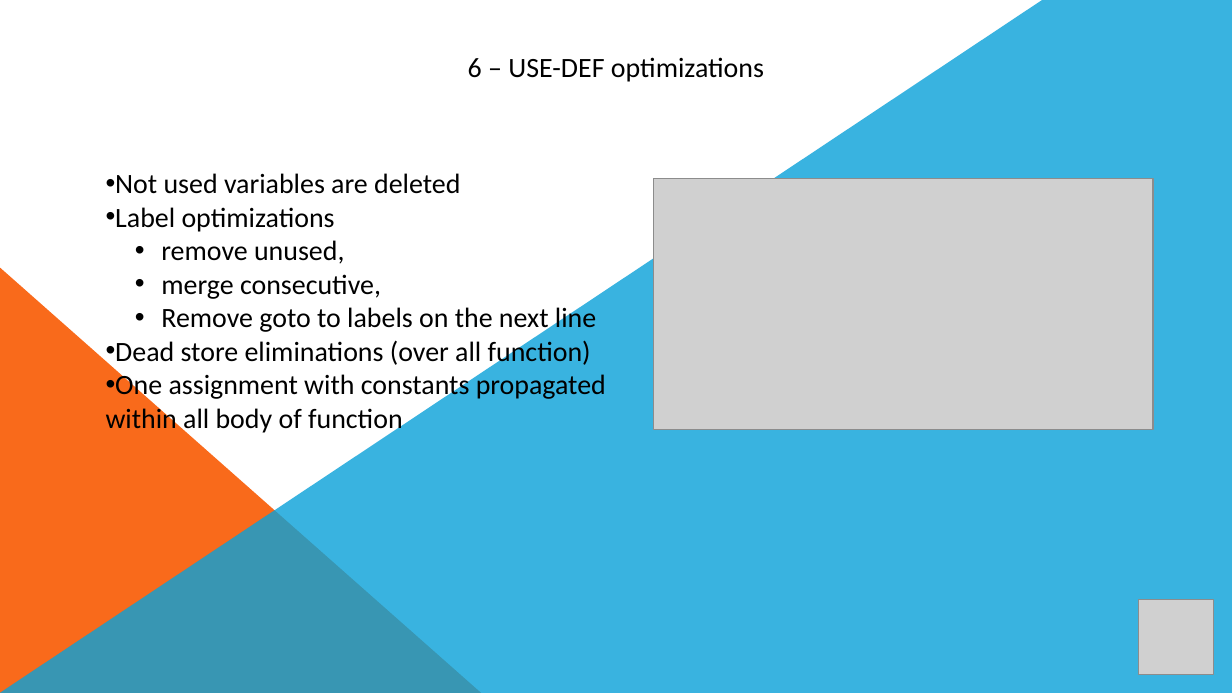
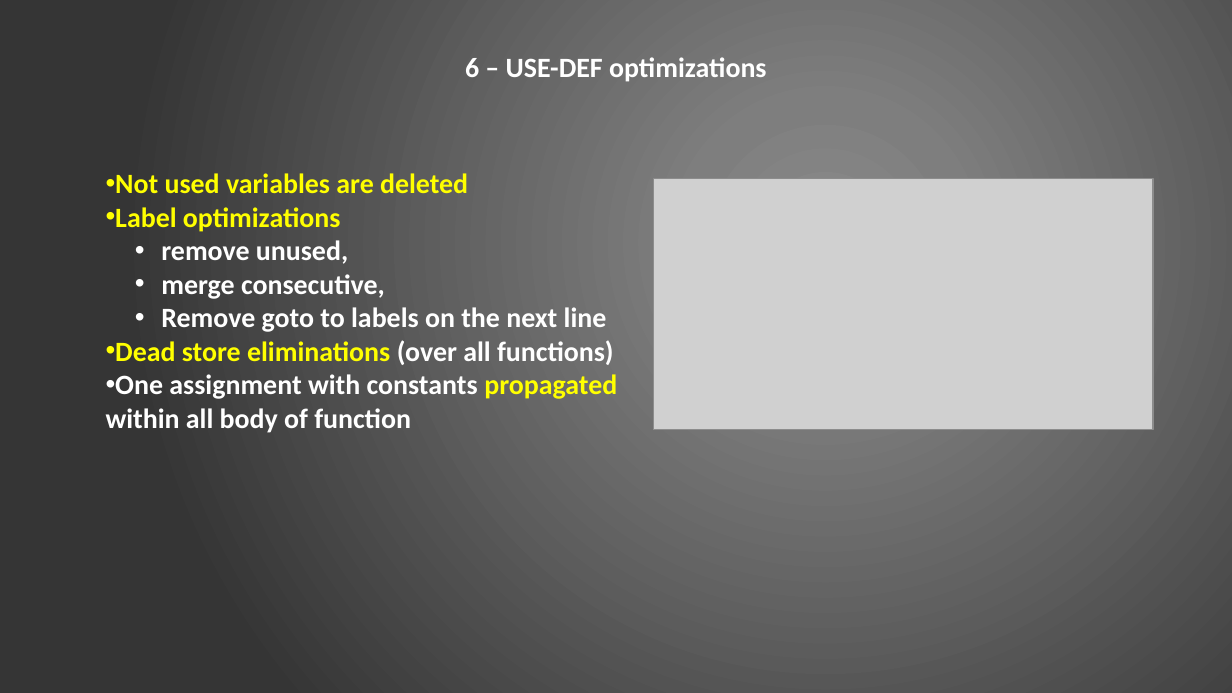
Before and after one commit to ciplogic/CodeRefractor, a slide deck: slide 8 of Documentation/Slides_final.pptx. Drawn at 1232x693 pixels with LibreOffice and Linux fonts; fonts in the diff are those of the drawing; grey boxes stand for pictures. Boxes give left, top, right and bottom in pixels: in the first picture for what was removed or moved away, otherwise in the second. Text is boxed around its words. In the diff, an @@ line names an element or a change of style, - is before the commit and + after.

```diff
--- a/Documentation/Slides_final.pptx
+++ b/Documentation/Slides_final.pptx
@@ background #FFFFFF to gradient #8C8C8C to #7F7F7F to #353535 @@
@@ freeform shape removed at [0,0,1232,693] @@
@@ text "6 – USE-DEF optimizations" at [465,57,767,82]: text colour #000000 to #FFFFFF, bold on @@
@@ text at [106,173,617,433]: text colour #000000 to #FFFF00 in "Not used variables are deleted", "Label optimizations", "propagated"; bold on in "Not used variables are deleted", "Label optimizations", "remove unused,", "merge consecutive," and 2 more places; text colour #000000 to #FFFFFF in "remove unused,", "merge consecutive,", "Remove goto to labels on the next ...", "One assignment with constants within all body ..." @@
@@ right triangle removed at [0,267,482,693] @@
@@ text at [115,340,614,365]: text changed; text colour #000000 to #FFFF00; bold on @@
-• Dead store eliminations (over all function)
+• Dead store eliminations (over all functions)
@@ picture removed at [1139,600,1214,675] @@
```
Also in this commit, not shown: 13 other slides changed, 1 other file.
